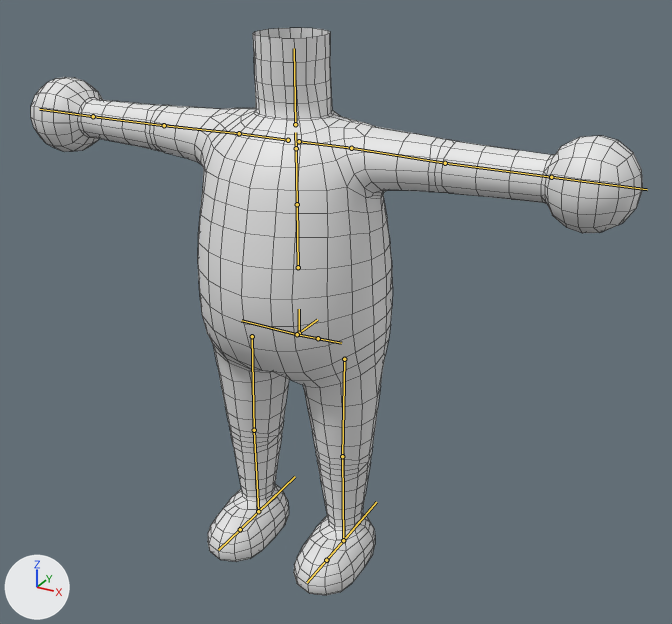
The FBX model Assets/Models/CharacterModels/BaseCharacterModel/BaseCharacterModel_Body.fbx: old version first, new version second.
Camera for both pictures: a camera (50 mm lens) standing at (2.66, -4.35, 3.87) and looking at (0.21, 0.1, 1.64). The axes (+X, +Y, +Z) are drawn at lower left. The lights are the same throughout. The older version comes first. The bones that change, and the others that lie on the model, are drawn over the model as lines. Mesh edges are drawn as thin lines.

In view in the first picture: 'Body'.
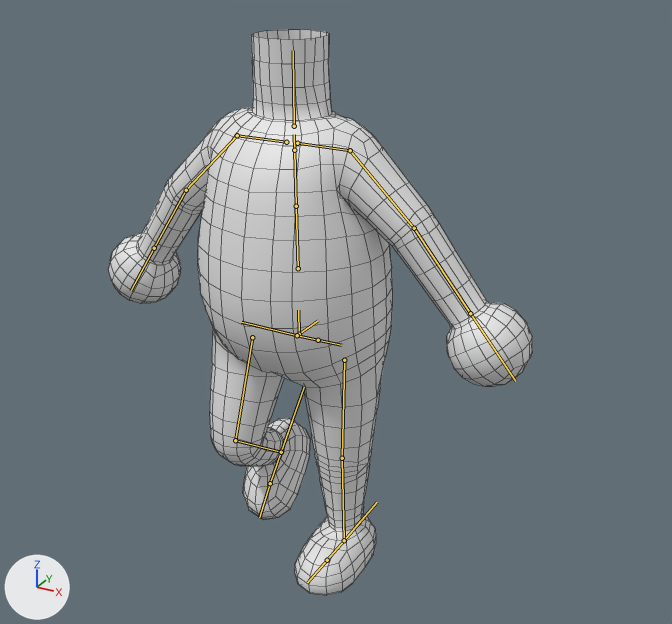
The newer file adds an action. The first version stands in its rest pose; the second is drawn at frame 7 of the action 'Walking'.

What the commit changed:
Bone 'Upper_arm.L' (bone_upper_arm_l) turns from (0, 0, 0) to (1, -1, -42) degrees about its own x, y and z.
Bone 'Forearm.L' (bone_forearm_l) turns from (0, 0, 0) to (-6, 4, -12) degrees about its own x, y and z.
Bone 'Upper_arm.R' (bone_upper_arm_r) turns from (0, 0, 0) to (1, 1, 42) degrees about its own x, y and z.
Bone 'Forearm.R' (bone_forearm_r) turns from (0, 0, 0) to (-6, -4, 12) degrees about its own x, y and z.
Bone 'Thigh.R' (bone_thigh_r) turns from (0, 0, 0) to (-19, 0, 0) degrees about its own x, y and z.
Bone 'Shin.R' (bone_shin_r) turns from (0, 0, 0) to (72, 1, -1) degrees about its own x, y and z.
Bone 'IKLeg.R' (bone_ikleg_r) moves from (0.0, 0.0, 0.0) to (0.0, 0.3, 0.3).
Bone 'IKLeg.R' (bone_ikleg_r) turns from (0, 0, 0) to (48, 0, 0) degrees about its own x, y and z.

What differs and where, as boxes (x1, y1, x2, y2) in the pictures (672 x 624 px):
'Body', posed (31% narrower)
    before: (31, 28, 643, 595)
    after: (108, 30, 532, 595)
bone 'Upper_arm.L', root to tip
    before: (351, 148) to (445, 163)
    after: (350, 150) to (414, 228)
bone 'Forearm.L', root to tip
    before: (445, 163) to (551, 177)
    after: (414, 228) to (470, 313)
bone 'Upper_arm.R', root to tip
    before: (239, 133) to (164, 125)
    after: (237, 135) to (186, 190)
bone 'Forearm.R', root to tip
    before: (164, 125) to (93, 116)
    after: (186, 190) to (154, 248)
bone 'Thigh.R', root to tip
    before: (252, 336) to (254, 430)
    after: (252, 337) to (235, 440)
bone 'Shin.R', root to tip
    before: (254, 430) to (258, 511)
    after: (235, 440) to (281, 452)
bone 'IKLeg.R', root to tip
    before: (258, 511) to (295, 476)
    after: (281, 452) to (304, 387)
